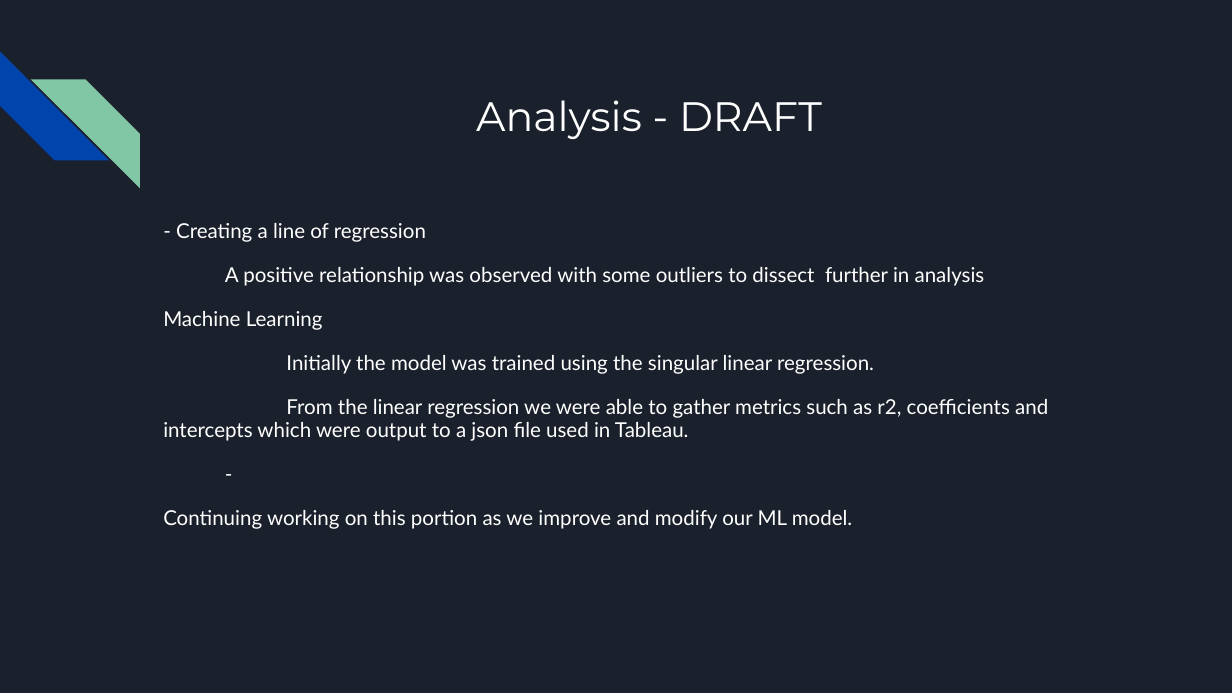
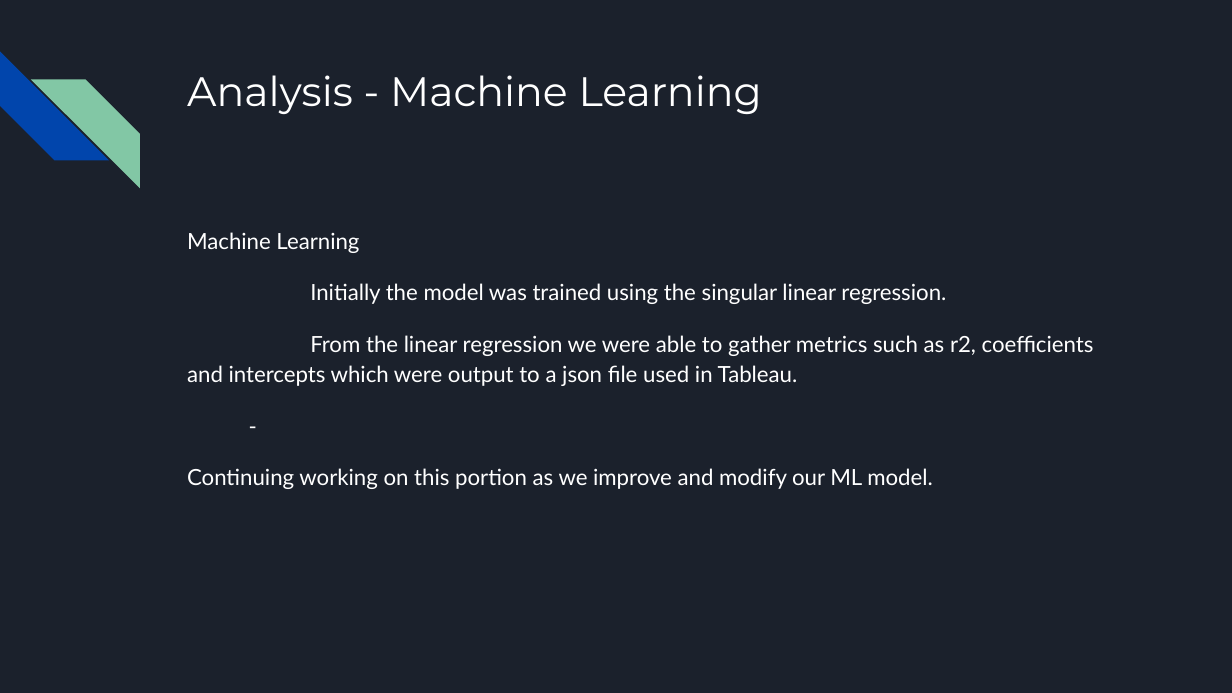
Before and after one commit to VickyCarlson/PCI_Growth, a slide deck: slide 8 of Effect of Educational Attainment on per Capita Growth by State.pptx (slide 7 before the commit). Drawn at 1232x693 pixels with LibreOffice and Linux fonts; fonts in the diff are those of the drawing. Boxes give left, top, right and bottom in pixels: in the first picture for what was removed or moved away, otherwise in the second. Text is boxed around its words. In the diff, an @@ line names an element or a change of style, - is before the commit and + after.

```diff
--- a/Effect of Educational Attainment on per Capita Growth by State.pptx
+++ b/Effect of Educational Attainment on per Capita Growth by State.pptx
@@ title "Analysis - Machine Learning" at <box>187,75,762,114</box>: vertical alignment middle to top @@
@@ title at <box>187,75,762,114</box>: text changed @@
-Analysis - DRAFT
+Analysis - Machine Learning
@@ text "Machine Learning": place and size @@
-text "Machine Learning" at <box>163,223,1048,529</box>
+text "Machine Learning" at <box>187,232,1094,489</box>
@@ text "Machine Learning" at <box>187,232,1094,489</box>: size 12 to 13 pt; line spacing 0.95 to 1.15; less space between paragraphs @@
@@ text at <box>176,223,985,286</box>: paragraphs removed @@
-- Creating a line of regression
-A positive relationship was observed with some outliers to dissect further in analysis
```
Also in this commit, not shown: 1 other slide changed, 1 slide added, 1 other file.
